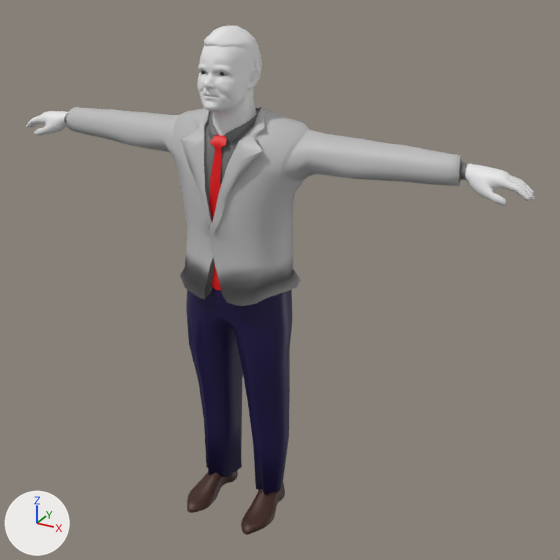
Two versions of the FBX model Assets/_R Boss 1.0.fbx, one commit apart.
Rendered twice from a 50 mm camera at (53.8, -85.3, 81.8) aimed at (5.1, 3.3, 37.5). Arrows for +X, +Y and +Z are at lower left; the lights stay in place. Both versions are drawn at frame 1 of the action 'metarig|metarigAction'; the numbers are the values there.
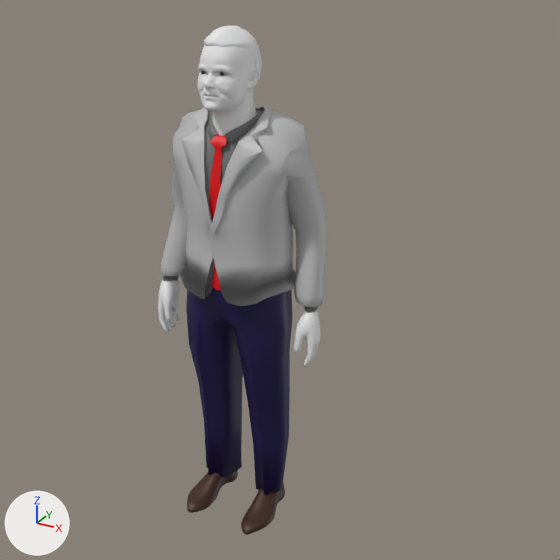
Where the change shows, as pixel boxes (x1, y1, x2, y2) in the pictures (560 x 560 px):
'Plane', posed (66% narrower, 30% taller): before (26, 107, 535, 306); after (158, 107, 328, 367)
bone 'upper_arm.L', root to tip: before (289, 147) to (376, 159); after (289, 147) to (314, 227)
bone 'forearm.L', root to tip: before (376, 159) to (466, 170); after (314, 227) to (311, 309)
bone 'upper_arm.R', root to tip: before (195, 135) to (129, 126); after (195, 135) to (191, 206)
bone 'forearm.R', root to tip: before (129, 126) to (70, 117); after (191, 206) to (168, 278)
bone 'hand.L', root to tip: before (466, 170) to (482, 173); after (311, 309) to (313, 321)
bone 'hand.R', root to tip: before (70, 117) to (61, 116); after (168, 278) to (167, 289)

What the commit changed:
Bone 'upper_arm.L' (bone_upper_arm_l) turns from (0, 0, -1) to (-12, -57, -68) degrees about its own x, y and z.
Bone 'forearm.L' (bone_forearm_l) turns from (0, 0, 1) to (5, 2, -29) degrees about its own x, y and z.
Bone 'upper_arm.R' (bone_upper_arm_r) turns from (0, 0, 1) to (-5, 55, 72) degrees about its own x, y and z.
Bone 'forearm.R' (bone_forearm_r) turns from (0, 0, -1) to (6, -2, 29) degrees about its own x, y and z.
Bone 'hand.L' (bone_hand_l) moves from (0.0, 0.0, 0.0) to (22.5, -18.6, -0.5).
Bone 'hand.L' (bone_hand_l) turns from (0, 0, 0) to (0, -14, -77) degrees about its own x, y and z.
Bone 'hand.R' (bone_hand_r) moves from (0.0, 0.0, 0.0) to (-22.3, -17.8, 0.9).
Bone 'hand.R' (bone_hand_r) turns from (0, 0, 0) to (2, 5, 83) degrees about its own x, y and z.
